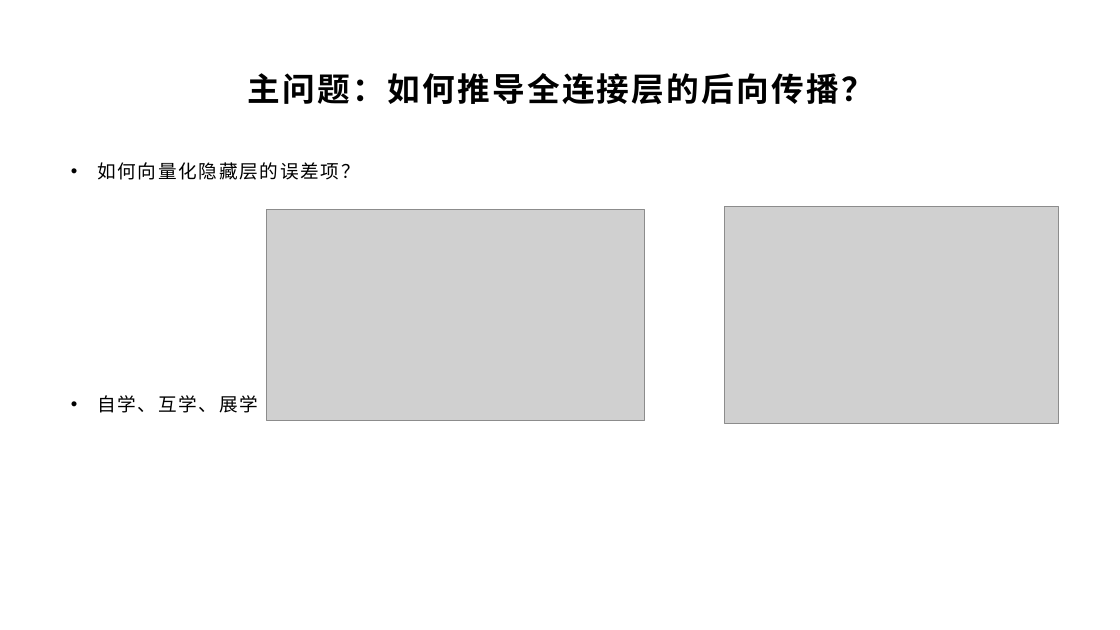
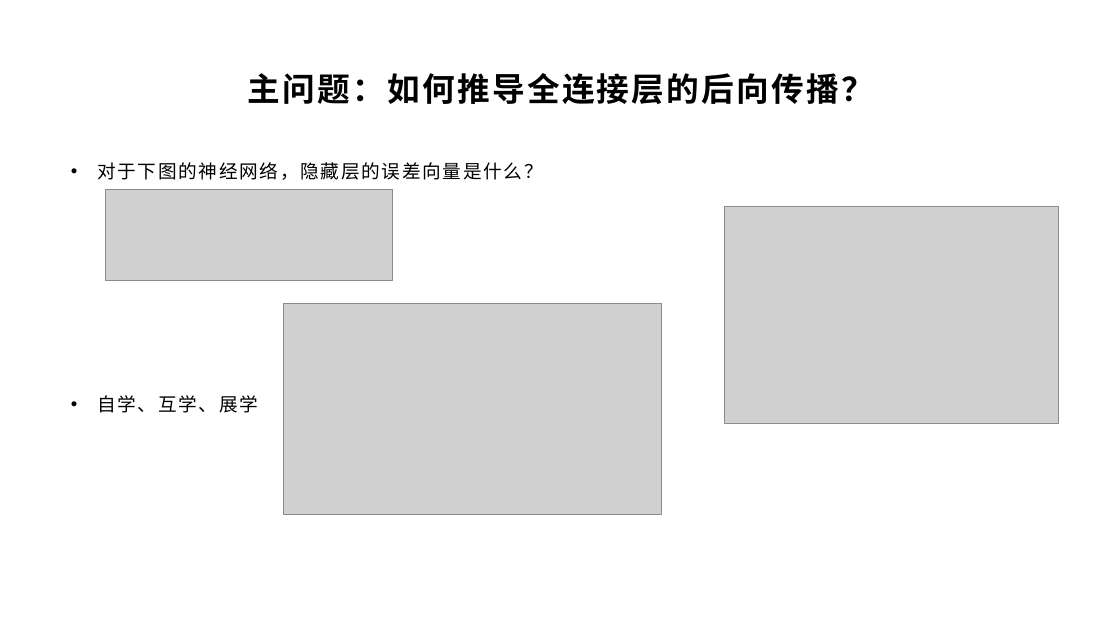
Before and after one commit to yyc-git/DeepLearningEdu, a slide deck: slide 21 of lessons/3_derivation_3/ppt/全连接层的前向和后向传播推导（下）.pptx (slide 19 before the commit). Drawn at 1120x630 pixels with LibreOffice and Linux fonts; fonts in the diff are those of the drawing; grey boxes stand for pictures; background and template pictures are left out. Boxes give left, top, right and bottom in pixels: in the first picture for what was removed or moved away, otherwise in the second. Text is boxed around its words. In the diff, an @@ line names an element or a change of style, - is before the commit and + after.

```diff
--- a/lessons/3_derivation_3/ppt/全连接层的前向和后向传播推导（下）.pptx
+++ b/lessons/3_derivation_3/ppt/全连接层的前向和后向传播推导（下）.pptx
@@ text at <box>97,162,543,180</box>: text changed @@
-• 如何向量化隐藏层的误差项？
+• 对于下图的神经网络，隐藏层的误差向量是什么？
@@ picture added at <box>106,189,393,280</box> @@
@@ picture: place and size @@
-picture at <box>266,209,644,420</box>
+picture at <box>283,303,661,514</box>
```
Also in this commit, not shown: 18 other slides changed, 3 slides added, 1 slide removed, 1 other file.
